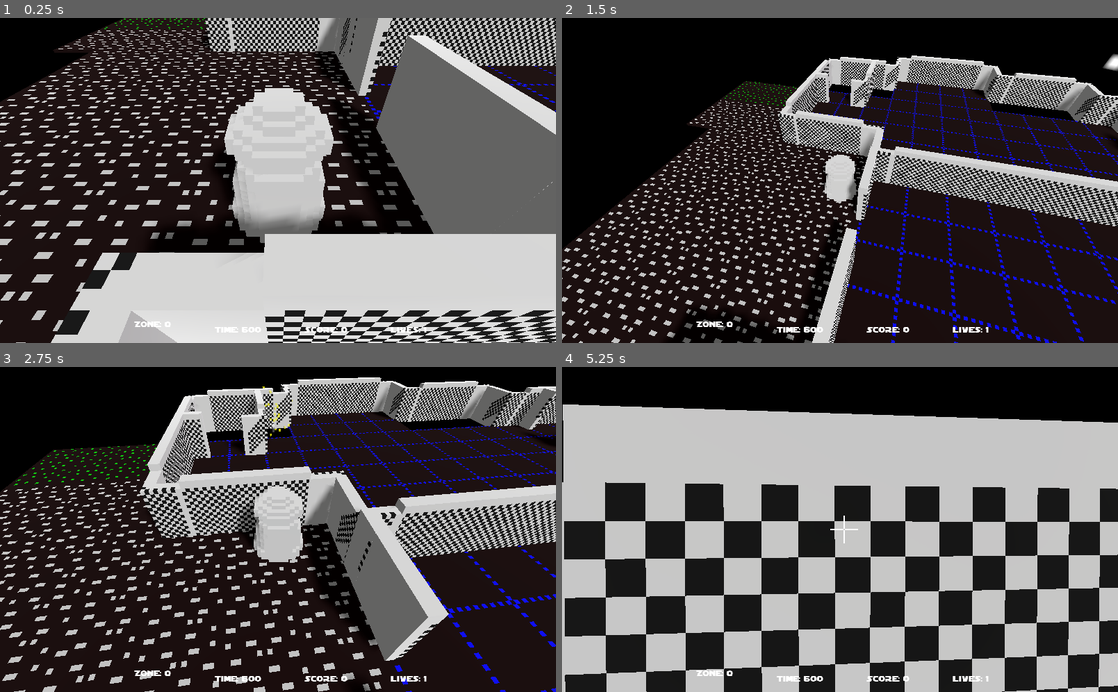
Above: before the commit, frames 1-4 (two rows, left to right).
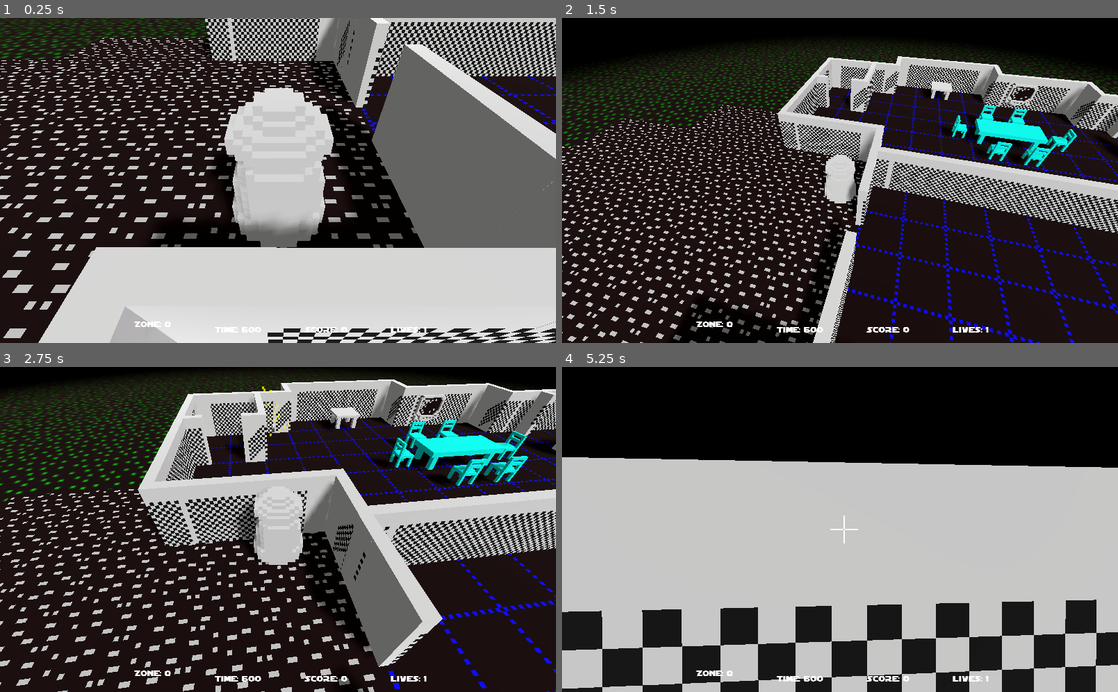
Above: after the commit, the same moments.

Repository: SteveSmith16384/LaserSquadFPS
Game: Godot game, scene res://Main.tscn
Same seed, same stepped clock (60 frames per second), same inputs: the game is played once before the commit and once after it.
Inputs (mouse positions are in pixels of both pictures, inside the frame that each line leads up to):
- Up to frame 1 (0.25 s): no input
- Up to frame 2 (1.5 s): move the mouse to (867, 180) at 0.52 s; hold W (move_forward) from 0.53 s (still down); tap 2 (camera_back) at 0.6 s; move the mouse to (812, 180) at 1.27 s; tap 1 (camera_fwd) at 1.35 s
- Up to frame 3 (2.75 s): keep holding W (move_forward); move the mouse to (289, 523) at 2.02 s; press the mouse at (289, 523) at 2.03 s
- Up to frame 4 (5.25 s): keep holding W (move_forward); move the mouse to (834, 536) at 2.77 s; release the mouse at (834, 536) at 2.78 s; tap F (toggle_first_person) at 2.85 s; move the mouse to (878, 532) at 3.52 s; tap 2 (camera_back) at 3.6 s; move the mouse to (795, 526) at 4.27 s; tap 1 (camera_fwd) at 4.35 s; move the mouse to (845, 529) at 5.02 s; press the mouse at (845, 529) at 5.03 s

The runs differ from the first frame. In frame 1, 27% of the frame differs, in the area x 0-100%, y 0-100%; in frame 2, 33%; in frame 3, 33%; in frame 4, 42%, in the area x 0-100%, y 11-100%.

Commit message:
Added scenery to Sterners house

Diff:
--- /dev/null
+++ b/src/Bed.tscn
@@ -0,0 +1,18 @@
+[gd_scene load_steps=4 format=2]
+
+[ext_resource path="res://Resources/Yellow_Material.tres" type="Material" id=1]
+[ext_resource path="res://Assets/models/the_assassins/bed.obj" type="ArrayMesh" id=2]
+
+[sub_resource type="BoxShape" id=1]
+extents = Vector3( 1.42892, 0.428956, 0.617249 )
+
+[node name="Bed" type="StaticBody"]
+
+[node name="MeshInstance" type="MeshInstance" parent="."]
+transform = Transform( 1, 0, 0, 0, 1, 0, 0, 0, 1, 0.538297, 0, -1.33085 )
+mesh = ExtResource( 2 )
+material/0 = ExtResource( 1 )
+
+[node name="CollisionShape" type="CollisionShape" parent="."]
+transform = Transform( 1, 0, 0, 0, 1, 0, 0, 0, 1, 0, 0.454189, 0 )
+shape = SubResource( 1 )
--- /dev/null
+++ b/src/Chair1.tscn
@@ -0,0 +1,18 @@
+[gd_scene load_steps=4 format=2]
+
+[ext_resource path="res://Assets/models/the_assassins/chair1.obj" type="ArrayMesh" id=1]
+[ext_resource path="res://Resources/Cyan_Material.tres" type="Material" id=2]
+
+[sub_resource type="BoxShape" id=1]
+extents = Vector3( 0.299914, 0.522577, 0.283907 )
+
+[node name="Chair1" type="RigidBody"]
+
+[node name="MeshInstance" type="MeshInstance" parent="."]
+transform = Transform( 1, 0, 0, 0, 1, 0, 0, 0, 1, 1.68411, 0, -1.699 )
+mesh = ExtResource( 1 )
+material/0 = ExtResource( 2 )
+
+[node name="CollisionShape" type="CollisionShape" parent="."]
+transform = Transform( 1, 0, 0, 0, 1, 0, 0, 0, 1, 0, 0.499856, 0 )
+shape = SubResource( 1 )
--- /dev/null
+++ b/src/Floor.tscn
@@ -0,0 +1,21 @@
+[gd_scene load_steps=4 format=2]
+
+[ext_resource path="res://Assets/textures/grass_tex.png" type="Texture" id=1]
+
+[sub_resource type="BoxShape" id=1]
+extents = Vector3( 90, 0.5, 90 )
+
+[sub_resource type="SpatialMaterial" id=2]
+albedo_texture = ExtResource( 1 )
+uv1_scale = Vector3( 20, 20, 0 )
+
+[node name="Floor" type="StaticBody"]
+
+[node name="CollisionShape" type="CollisionShape" parent="."]
+shape = SubResource( 1 )
+
+[node name="CSGBox" type="CSGBox" parent="."]
+width = 90.0
+height = 0.5
+depth = 90.0
+material = SubResource( 2 )
--- /dev/null
+++ b/src/IndoorFloor_Small.tscn
@@ -0,0 +1,11 @@
+[gd_scene load_steps=4 format=2]
+
+[ext_resource path="res://Assets/models/the_assassins/indoor_floor2_small-0-indoor_floor2.png" type="Texture" id=1]
+[ext_resource path="res://Assets/models/the_assassins/indoor_floor2_small-0-indoor_floor2.obj" type="ArrayMesh" id=2]
+
+[sub_resource type="SpatialMaterial" id=1]
+albedo_texture = ExtResource( 1 )
+
+[node name="IndoorFloor_Small" type="MeshInstance"]
+mesh = ExtResource( 2 )
+material/0 = SubResource( 1 )
--- /dev/null
+++ b/src/LargeTable.tscn
@@ -0,0 +1,18 @@
+[gd_scene load_steps=4 format=2]
+
+[ext_resource path="res://Resources/Cyan_Material.tres" type="Material" id=1]
+[ext_resource path="res://Assets/models/the_assassins/large_table.obj" type="ArrayMesh" id=2]
+
+[sub_resource type="BoxShape" id=1]
+extents = Vector3( 1.51396, 0.428956, 0.647639 )
+
+[node name="LargeTable" type="RigidBody"]
+
+[node name="MeshInstance" type="MeshInstance" parent="."]
+transform = Transform( 1, 0, 0, 0, 1, 0, 0, 0, 1, 0.437366, 0, -1.3121 )
+mesh = ExtResource( 2 )
+material/0 = ExtResource( 1 )
+
+[node name="CollisionShape" type="CollisionShape" parent="."]
+transform = Transform( 1, 0, 0, 0, 1, 0, 0, 0, 1, 0, 0.420545, 0 )
+shape = SubResource( 1 )
--- /dev/null
+++ b/src/Resources/Cyan_Material.tres
@@ -0,0 +1,4 @@
+[gd_resource type="SpatialMaterial" format=2]
+
+[resource]
+albedo_color = Color( 0, 1, 0.952941, 1 )
--- a/src/SternersHouse.tscn
+++ b/src/SternersHouse.tscn
@@ -1,19 +1,79 @@
-[gd_scene load_steps=7 format=2]
-
-[ext_resource path="res://Grass.tscn" type="PackedScene" id=1]
+[gd_scene load_steps=13 format=2]
+
+[ext_resource path="res://VidScreen.tscn" type="PackedScene" id=1]
 [ext_resource path="res://Gravel.tscn" type="PackedScene" id=2]
 [ext_resource path="res://Wall.tscn" type="PackedScene" id=3]
 [ext_resource path="res://WallHalf.tscn" type="PackedScene" id=4]
 [ext_resource path="res://WallCorner.tscn" type="PackedScene" id=5]
 [ext_resource path="res://IndoorFloor.tscn" type="PackedScene" id=6]
+[ext_resource path="res://Chair1.tscn" type="PackedScene" id=7]
+[ext_resource path="res://Floor.tscn" type="PackedScene" id=8]
+[ext_resource path="res://Table.tscn" type="PackedScene" id=9]
+[ext_resource path="res://IndoorFloor_Small.tscn" type="PackedScene" id=10]
+[ext_resource path="res://Bed.tscn" type="PackedScene" id=11]
+[ext_resource path="res://LargeTable.tscn" type="PackedScene" id=12]
 
 [node name="SternersHouse" type="Spatial"]
 
-[node name="Grass" parent="." instance=ExtResource( 1 )]
-transform = Transform( 1, 0, 0, 0, 1, 0, 0, 0, 1, -4.8, 0, -6.4 )
-
-[node name="Grass2" parent="." instance=ExtResource( 1 )]
-transform = Transform( 1, 0, 0, 0, 1, 0, 0, 0, 1, -1.6, 0, -6.4 )
+[node name="Floor" parent="." instance=ExtResource( 8 )]
+transform = Transform( 1, 0, 0, 0, 1, 0, 0, 0, 1, 19.2, -0.2, 0 )
+
+[node name="Table" parent="." instance=ExtResource( 9 )]
+transform = Transform( 1, 0, 0, 0, 1, 0, 0, 0, 1, 8, 0, -9.6 )
+
+[node name="Table4" parent="." instance=ExtResource( 9 )]
+transform = Transform( 1, 0, 0, 0, 1, 0, 0, 0, 1, 36.8, 0, -6.4 )
+
+[node name="Table2" parent="." instance=ExtResource( 9 )]
+transform = Transform( 1, 0, 0, 0, 1, 0, 0, 0, 1, 33.6, 0, 4.8 )
+
+[node name="Table3" parent="." instance=ExtResource( 9 )]
+transform = Transform( 1, 0, 0, 0, 1, 0, 0, 0, 1, 40, 0, 8 )
+
+[node name="VidScreen" parent="." instance=ExtResource( 1 )]
+transform = Transform( 1, 0, 0, 0, 1, 0, 0, 0, 1, 19.2071, 0, 8.18682 )
+
+[node name="VidScreen2" parent="." instance=ExtResource( 1 )]
+transform = Transform( 1, 0, 0, 0, 1, 0, 0, 0, 1, 12.8071, 0, -9.41318 )
+
+[node name="VidScreen3" parent="." instance=ExtResource( 1 )]
+transform = Transform( 1, 0, 0, 0, 1, 0, 0, 0, 1, 25.6071, 0, 0.186819 )
+
+[node name="VidScreen4" parent="." instance=ExtResource( 1 )]
+transform = Transform( 1, 0, 0, 0, 1, 0, 0, 0, 1, 33.6071, 0, 0.186819 )
+
+[node name="VidScreen5" parent="." instance=ExtResource( 1 )]
+transform = Transform( 1, 0, 0, 0, 1, 0, 0, 0, 1, 46.4071, 0, 8.18682 )
+
+[node name="Chair1" parent="." instance=ExtResource( 7 )]
+transform = Transform( 1, 0, 0, 0, 1, 0, 0, 0, 1, 10.4844, 0, -6.4519 )
+
+[node name="Chair2" parent="." instance=ExtResource( 7 )]
+transform = Transform( 1, 0, 0, 0, 1, 0, 0, 0, 1, 12.0844, 0, -6.4519 )
+
+[node name="Chair3" parent="." instance=ExtResource( 7 )]
+transform = Transform( -1, 0, -3.25841e-07, 0, 1, 0, 3.25841e-07, 0, -1, 12.0844, 0, -3.2519 )
+
+[node name="Chair4" parent="." instance=ExtResource( 7 )]
+transform = Transform( -1, 0, -3.25841e-07, 0, 1, 0, 3.25841e-07, 0, -1, 10.4844, 0, -3.2519 )
+
+[node name="Chair5" parent="." instance=ExtResource( 7 )]
+transform = Transform( -1.62921e-07, 0, 1, 0, 1, 0, -1, 0, -1.62921e-07, 8.8844, 0, -4.8519 )
+
+[node name="Chair6" parent="." instance=ExtResource( 7 )]
+transform = Transform( 1.19249e-08, 0, -1, 0, 1, 0, 1, 0, 1.19249e-08, 13.6844, 0, -4.8519 )
+
+[node name="Bed" parent="." instance=ExtResource( 11 )]
+transform = Transform( 1, 0, 0, 0, 1, 0, 0, 0, 1, 28.8, 0, 6.4 )
+
+[node name="Bed2" parent="." instance=ExtResource( 11 )]
+transform = Transform( 1, 0, 0, 0, 1, 0, 0, 0, 1, 35.2, 0, 6.4 )
+
+[node name="LargeTable" parent="." instance=ExtResource( 12 )]
+transform = Transform( 1, 0, 0, 0, 1, 0, 0, 0, 1, 11.2, 0, -4.8 )
+
+[node name="LargeTable2" parent="." instance=ExtResource( 12 )]
+transform = Transform( 1, 0, 0, 0, 1, 0, 0, 0, 1, 14.4, 0, 11.2 )
 
 [node name="Gravel" parent="." instance=ExtResource( 2 )]
 transform = Transform( 1, 0, 0, 0, 1, 0, 0, 0, 1, 0, 0, 3.2 )
@@ -32,6 +92,27 @@
 [node name="Gravel10" parent="." instance=ExtResource( 2 )]
 transform = Transform( 1, 0, 0, 0, 1, 0, 0, 0, 1, -3.2, 0, 0 )
 
+[node name="Gravel14" parent="." instance=ExtResource( 2 )]
+transform = Transform( 1, 0, 0, 0, 1, 0, 0, 0, 1, -6.4, 0, 0 )
+
+[node name="Gravel15" parent="." instance=ExtResource( 2 )]
+transform = Transform( 1, 0, 0, 0, 1, 0, 0, 0, 1, -6.4, 0, 3.2 )
+
+[node name="Gravel16" parent="." instance=ExtResource( 2 )]
+transform = Transform( 1, 0, 0, 0, 1, 0, 0, 0, 1, -6.4, 0, 6.4 )
+
+[node name="Gravel17" parent="." instance=ExtResource( 2 )]
+transform = Transform( 1, 0, 0, 0, 1, 0, 0, 0, 1, -9.6, 0, 6.4 )
+
+[node name="Gravel18" parent="." instance=ExtResource( 2 )]
+transform = Transform( 1, 0, 0, 0, 1, 0, 0, 0, 1, -9.6, 0, 3.2 )
+
+[node name="Gravel21" parent="." instance=ExtResource( 2 )]
+transform = Transform( 1, 0, 0, 0, 1, 0, 0, 0, 1, -12.8, 0, 3.2 )
+
+[node name="Gravel19" parent="." instance=ExtResource( 2 )]
+transform = Transform( 1, 0, 0, 0, 1, 0, 0, 0, 1, -9.6, 0, 0 )
+
 [node name="Gravel7" parent="." instance=ExtResource( 2 )]
 transform = Transform( 1, 0, 0, 0, 1, 0, 0, 0, 1, -1.6, 0, -3.2 )
 
@@ -53,6 +134,9 @@
 [node name="Gravel11" parent="." instance=ExtResource( 2 )]
 transform = Transform( 1, 0, 0, 0, 1, 0, 0, 0, 1, -3.2, 0, 9.6 )
 
+[node name="Gravel20" parent="." instance=ExtResource( 2 )]
+transform = Transform( 1, 0, 0, 0, 1, 0, 0, 0, 1, -6.4, 0, 9.6 )
+
 [node name="IndoorFloor" parent="." instance=ExtResource( 6 )]
 transform = Transform( 1, 0, 0, 0, 1, 0, 0, 0, 1, 6.4, 0, 3.2 )
 
@@ -362,6 +446,153 @@
 [node name="IndoorFloor5" parent="." instance=ExtResource( 6 )]
 transform = Transform( 1, 0, 0, 0, 1, 0, 0, 0, 1, 9.6, 0, 3.2 )
 
+[node name="IndoorFloor_Small" parent="." instance=ExtResource( 10 )]
+transform = Transform( 1, 0, 0, 0, 1, 0, 0, 0, 1, 1.6, 0, -8 )
+
+[node name="IndoorFloor_Small2" parent="." instance=ExtResource( 10 )]
+transform = Transform( 1, 0, 0, 0, 1, 0, 0, 0, 1, 3.2, 0, -8 )
+
+[node name="IndoorFloor_Small3" parent="." instance=ExtResource( 10 )]
+transform = Transform( 1, 0, 0, 0, 1, 0, 0, 0, 1, 4.8, 0, -8 )
+
+[node name="IndoorFloor_Small4" parent="." instance=ExtResource( 10 )]
+transform = Transform( 1, 0, 0, 0, 1, 0, 0, 0, 1, 12.8, 0, -8 )
+
+[node name="IndoorFloor_Small5" parent="." instance=ExtResource( 10 )]
+transform = Transform( 1, 0, 0, 0, 1, 0, 0, 0, 1, 14.4, 0, -8 )
+
+[node name="IndoorFloor_Small6" parent="." instance=ExtResource( 10 )]
+transform = Transform( 1, 0, 0, 0, 1, 0, 0, 0, 1, 16, 0, -8 )
+
+[node name="IndoorFloor_Small7" parent="." instance=ExtResource( 10 )]
+transform = Transform( 1, 0, 0, 0, 1, 0, 0, 0, 1, 24, 0, -6.4 )
+
+[node name="IndoorFloor_Small8" parent="." instance=ExtResource( 10 )]
+transform = Transform( 1, 0, 0, 0, 1, 0, 0, 0, 1, 24, 0, -4.8 )
+
+[node name="IndoorFloor_Small9" parent="." instance=ExtResource( 10 )]
+transform = Transform( 1, 0, 0, 0, 1, 0, 0, 0, 1, 24, 0, -3.2 )
+
+[node name="IndoorFloor_Small10" parent="." instance=ExtResource( 10 )]
+transform = Transform( 1, 0, 0, 0, 1, 0, 0, 0, 1, 24, 0, -1.6 )
+
+[node name="IndoorFloor_Small11" parent="." instance=ExtResource( 10 )]
+transform = Transform( 1, 0, 0, 0, 1, 0, 0, 0, 1, 25.6, 0, -1.6 )
+
+[node name="IndoorFloor_Small12" parent="." instance=ExtResource( 10 )]
+transform = Transform( 1, 0, 0, 0, 1, 0, 0, 0, 1, 27.2, 0, -1.6 )
+
+[node name="IndoorFloor_Small13" parent="." instance=ExtResource( 10 )]
+transform = Transform( 1, 0, 0, 0, 1, 0, 0, 0, 1, 28.8, 0, -1.6 )
+
+[node name="IndoorFloor_Small14" parent="." instance=ExtResource( 10 )]
+transform = Transform( 1, 0, 0, 0, 1, 0, 0, 0, 1, 30.4, 0, -1.6 )
+
+[node name="IndoorFloor_Small15" parent="." instance=ExtResource( 10 )]
+transform = Transform( 1, 0, 0, 0, 1, 0, 0, 0, 1, 32, 0, -1.6 )
+
+[node name="IndoorFloor_Small16" parent="." instance=ExtResource( 10 )]
+transform = Transform( 1, 0, 0, 0, 1, 0, 0, 0, 1, 33.6, 0, -1.6 )
+
+[node name="IndoorFloor_Small17" parent="." instance=ExtResource( 10 )]
+transform = Transform( 1, 0, 0, 0, 1, 0, 0, 0, 1, 35.2, 0, -8 )
+
+[node name="IndoorFloor_Small18" parent="." instance=ExtResource( 10 )]
+transform = Transform( 1, 0, 0, 0, 1, 0, 0, 0, 1, 36.8, 0, -8 )
+
+[node name="IndoorFloor_Small19" parent="." instance=ExtResource( 10 )]
+transform = Transform( 1, 0, 0, 0, 1, 0, 0, 0, 1, 38.4, 0, -8 )
+
+[node name="IndoorFloor_Small20" parent="." instance=ExtResource( 10 )]
+transform = Transform( 0.998522, 2.37605e-09, 0.0543577, -2.37605e-09, 1, -6.4627e-11, -0.0543577, -6.4627e-11, 0.998522, 40, 0, -8 )
+
+[node name="IndoorFloor_Small21" parent="." instance=ExtResource( 10 )]
+transform = Transform( 0.998522, 2.37605e-09, 0.0543577, -2.37605e-09, 1, -6.4627e-11, -0.0543577, -6.4627e-11, 0.998522, 48, 0, -3.2 )
+
+[node name="IndoorFloor_Small22" parent="." instance=ExtResource( 10 )]
+transform = Transform( 0.998522, 2.37605e-09, 0.0543577, -2.37605e-09, 1, -6.4627e-11, -0.0543577, -6.4627e-11, 0.998522, 49.6, 0, -3.2 )
+
+[node name="IndoorFloor_Small23" parent="." instance=ExtResource( 10 )]
+transform = Transform( 0.998522, 2.37605e-09, 0.0543577, -2.37605e-09, 1, -6.4627e-11, -0.0543577, -6.4627e-11, 0.998522, 51.2, 0, -3.2 )
+
+[node name="IndoorFloor_Small24" parent="." instance=ExtResource( 10 )]
+transform = Transform( 0.998522, 2.37605e-09, 0.0543577, -2.37605e-09, 1, -6.4627e-11, -0.0543577, -6.4627e-11, 0.998522, 51.2, 0, -1.6 )
+
+[node name="IndoorFloor_Small25" parent="." instance=ExtResource( 10 )]
+transform = Transform( 0.998522, 2.37605e-09, 0.0543577, -2.37605e-09, 1, -6.4627e-11, -0.0543577, -6.4627e-11, 0.998522, 51.2, 0, 2.38419e-07 )
+
+[node name="IndoorFloor_Small26" parent="." instance=ExtResource( 10 )]
+transform = Transform( 0.998522, 2.37605e-09, 0.0543577, -2.37605e-09, 1, -6.4627e-11, -0.0543577, -6.4627e-11, 0.998522, 51.2, 0, 1.6 )
+
+[node name="IndoorFloor_Small27" parent="." instance=ExtResource( 10 )]
+transform = Transform( 0.998522, 2.37605e-09, 0.0543577, -2.37605e-09, 1, -6.4627e-11, -0.0543577, -6.4627e-11, 0.998522, 51.2, 0, 3.2 )
+
+[node name="IndoorFloor_Small28" parent="." instance=ExtResource( 10 )]
+transform = Transform( 0.998522, 2.37605e-09, 0.0543577, -2.37605e-09, 1, -6.4627e-11, -0.0543577, -6.4627e-11, 0.998522, 48, 0, 4.8 )
+
+[node name="IndoorFloor_Small29" parent="." instance=ExtResource( 10 )]
+transform = Transform( 0.998522, 2.37605e-09, 0.0543577, -2.37605e-09, 1, -6.4627e-11, -0.0543577, -6.4627e-11, 0.998522, 48, 0, 6.4 )
+
+[node name="IndoorFloor_Small30" parent="." instance=ExtResource( 10 )]
+transform = Transform( 0.998522, 2.37605e-09, 0.0543577, -2.37605e-09, 1, -6.4627e-11, -0.0543577, -6.4627e-11, 0.998522, 48, 0, 8 )
+
+[node name="IndoorFloor_Small31" parent="." instance=ExtResource( 10 )]
+transform = Transform( 0.998522, 2.37605e-09, 0.0543577, -2.37605e-09, 1, -6.4627e-11, -0.0543577, -6.4627e-11, 0.998522, 48, 0, 9.6 )
+
+[node name="IndoorFloor_Small32" parent="." instance=ExtResource( 10 )]
+transform = Transform( 0.998522, 2.37605e-09, 0.0543577, -2.37605e-09, 1, -6.4627e-11, -0.0543577, -6.4627e-11, 0.998522, 48, 0, 11.2 )
+
+[node name="IndoorFloor_Small33" parent="." instance=ExtResource( 10 )]
+transform = Transform( 0.998522, 2.37605e-09, 0.0543577, -2.37605e-09, 1, -6.4627e-11, -0.0543577, -6.4627e-11, 0.998522, 48, 0, 12.8 )
+
+[node name="IndoorFloor_Small34" parent="." instance=ExtResource( 10 )]
+transform = Transform( 0.998522, 2.37605e-09, 0.0543577, -2.37605e-09, 1, -6.4627e-11, -0.0543577, -6.4627e-11, 0.998522, 38.4, 0, 12.8 )
+
+[node name="IndoorFloor_Small35" parent="." instance=ExtResource( 10 )]
+transform = Transform( 0.998522, 2.37605e-09, 0.0543577, -2.37605e-09, 1, -6.4627e-11, -0.0543577, -6.4627e-11, 0.998522, 40, 0, 12.8 )
+
+[node name="IndoorFloor_Small36" parent="." instance=ExtResource( 10 )]
+transform = Transform( 0.998522, 2.37605e-09, 0.0543577, -2.37605e-09, 1, -6.4627e-11, -0.0543577, -6.4627e-11, 0.998522, 24, 0, 12.8 )
+
+[node name="IndoorFloor_Small37" parent="." instance=ExtResource( 10 )]
+transform = Transform( 0.998522, 2.37605e-09, 0.0543577, -2.37605e-09, 1, -6.4627e-11, -0.0543577, -6.4627e-11, 0.998522, 24, 0, 14.4 )
+
+[node name="IndoorFloor_Small38" parent="." instance=ExtResource( 10 )]
+transform = Transform( 0.998522, 2.37605e-09, 0.0543577, -2.37605e-09, 1, -6.4627e-11, -0.0543577, -6.4627e-11, 0.998522, 24, 0, 16 )
+
+[node name="IndoorFloor_Small39" parent="." instance=ExtResource( 10 )]
+transform = Transform( 0.998522, 2.37605e-09, 0.0543577, -2.37605e-09, 1, -6.4627e-11, -0.0543577, -6.4627e-11, 0.998522, 22.4, 0, 22.4 )
+
+[node name="IndoorFloor_Small40" parent="." instance=ExtResource( 10 )]
+transform = Transform( 0.998522, 2.37605e-09, 0.0543577, -2.37605e-09, 1, -6.4627e-11, -0.0543577, -6.4627e-11, 0.998522, 20.8, 0, 22.4 )
+
+[node name="IndoorFloor_Small41" parent="." instance=ExtResource( 10 )]
+transform = Transform( 0.998522, 2.37605e-09, 0.0543577, -2.37605e-09, 1, -6.4627e-11, -0.0543577, -6.4627e-11, 0.998522, 27.2, 0, 22.4 )
+
+[node name="IndoorFloor_Small42" parent="." instance=ExtResource( 10 )]
+transform = Transform( 0.998522, 2.37605e-09, 0.0543577, -2.37605e-09, 1, -6.4627e-11, -0.0543577, -6.4627e-11, 0.998522, 27.2, 0, 20.8 )
+
+[node name="IndoorFloor_Small43" parent="." instance=ExtResource( 10 )]
+transform = Transform( 0.998522, 2.37605e-09, 0.0543577, -2.37605e-09, 1, -6.4627e-11, -0.0543577, -6.4627e-11, 0.998522, 27.2, 0, 19.2 )
+
+[node name="IndoorFloor_Small44" parent="." instance=ExtResource( 10 )]
+transform = Transform( 0.998522, 2.37605e-09, 0.0543577, -2.37605e-09, 1, -6.4627e-11, -0.0543577, -6.4627e-11, 0.998522, 27.2, 0, 17.6 )
+
+[node name="IndoorFloor_Small45" parent="." instance=ExtResource( 10 )]
+transform = Transform( 0.998522, 2.37605e-09, 0.0543577, -2.37605e-09, 1, -6.4627e-11, -0.0543577, -6.4627e-11, 0.998522, 4.79998, 0, 20.8 )
+
+[node name="IndoorFloor_Small46" parent="." instance=ExtResource( 10 )]
+transform = Transform( 0.998522, 2.37605e-09, 0.0543577, -2.37605e-09, 1, -6.4627e-11, -0.0543577, -6.4627e-11, 0.998522, 6.39998, 0, 20.8 )
+
+[node name="IndoorFloor_Small47" parent="." instance=ExtResource( 10 )]
+transform = Transform( 0.998522, 2.37605e-09, 0.0543577, -2.37605e-09, 1, -6.4627e-11, -0.0543577, -6.4627e-11, 0.998522, 6.39998, 0, 12.8 )
+
+[node name="IndoorFloor_Small48" parent="." instance=ExtResource( 10 )]
+transform = Transform( 0.998522, 2.37605e-09, 0.0543577, -2.37605e-09, 1, -6.4627e-11, -0.0543577, -6.4627e-11, 0.998522, 4.79998, 0, 12.8 )
+
+[node name="IndoorFloor_Small49" parent="." instance=ExtResource( 10 )]
+transform = Transform( 0.998522, 2.37605e-09, 0.0543577, -2.37605e-09, 1, -6.4627e-11, -0.0543577, -6.4627e-11, 0.998522, 3.19998, 0, 12.8 )
+
 [node name="Wall" parent="." instance=ExtResource( 3 )]
 transform = Transform( 1, 0, 0, 0, 1, 0, 0, 0, 1, 3.2, 0, -1.6 )
 
--- /dev/null
+++ b/src/Table.tscn
@@ -0,0 +1,17 @@
+[gd_scene load_steps=3 format=2]
+
+[ext_resource path="res://Assets/models/the_assassins/table.obj" type="ArrayMesh" id=1]
+
+[sub_resource type="BoxShape" id=1]
+extents = Vector3( 0.607575, 0.364321, 0.599828 )
+
+[node name="Table" type="RigidBody"]
+
+[node name="MeshInstance" type="MeshInstance" parent="."]
+transform = Transform( 1, 0, 0, 0, 1, 0, 0, 0, 1, 1.34574, 0, -1.34574 )
+mesh = ExtResource( 1 )
+material/0 = null
+
+[node name="CollisionShape" type="CollisionShape" parent="."]
+transform = Transform( 1, 0, 0, 0, 1, 0, 0, 0, 1, 0, 0.363532, 0 )
+shape = SubResource( 1 )
--- /dev/null
+++ b/src/VidScreen.tscn
@@ -0,0 +1,17 @@
+[gd_scene load_steps=3 format=2]
+
+[ext_resource path="res://Assets/models/the_assassins/vid_screen-0-vid_screen.obj" type="ArrayMesh" id=1]
+
+[sub_resource type="BoxShape" id=1]
+extents = Vector3( 0.74016, 0.666194, 0.159807 )
+
+[node name="VidScreen" type="StaticBody"]
+
+[node name="MeshInstance" type="MeshInstance" parent="."]
+transform = Transform( 1, 0, 0, 0, -1.62921e-07, -1, 0, 1, -1.62921e-07, -0.134574, 1.11712, 0 )
+mesh = ExtResource( 1 )
+material/0 = null
+
+[node name="CollisionShape" type="CollisionShape" parent="."]
+transform = Transform( 1, 0, 0, 0, 1, 0, 0, 0, 1, -0.031167, 1.09811, 0.0841089 )
+shape = SubResource( 1 )
Not shown, added: src/Assets/models/the_assassins/indoor_floor2_small-0-indoor_floor2.mtl
Not shown, added: src/Assets/models/the_assassins/indoor_floor2_small-0-indoor_floor2.obj
Not shown, added: src/Assets/models/the_assassins/indoor_floor2_small-0-indoor_floor2.obj.import
Binary file added: src/Assets/models/the_assassins/indoor_floor2_small-0-indoor_floor2.png
Not shown, added: src/Assets/models/the_assassins/indoor_floor2_small-0-indoor_floor2.png.import
Not shown, added: src/Assets/models/the_assassins/large_table.mtl
Not shown, added: src/Assets/models/the_assassins/large_table.obj
Not shown, added: src/Assets/models/the_assassins/large_table.obj.import
Binary file added: src/Assets/models/the_assassins/large_table.png
Not shown, added: src/Assets/models/the_assassins/large_table.png.import
Not shown, changed: src/Assets/models/the_assassins/wall.obj
Not shown, changed: src/Assets/models/the_assassins/wall_corner.obj
(and 9 more such lines)
